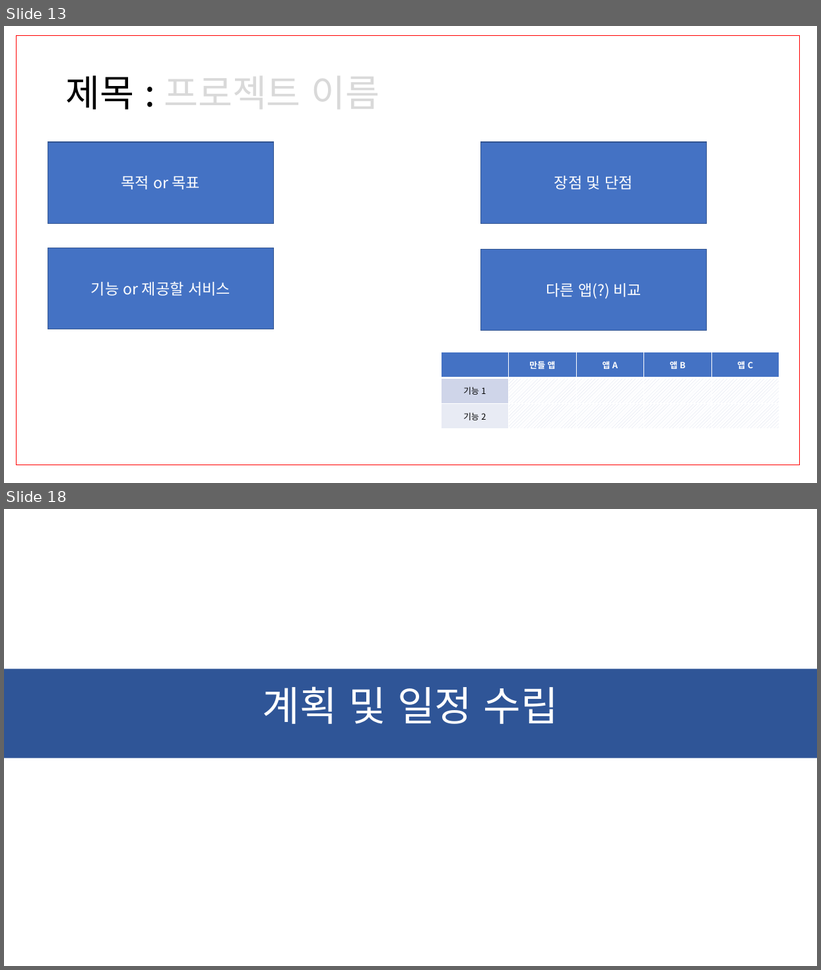
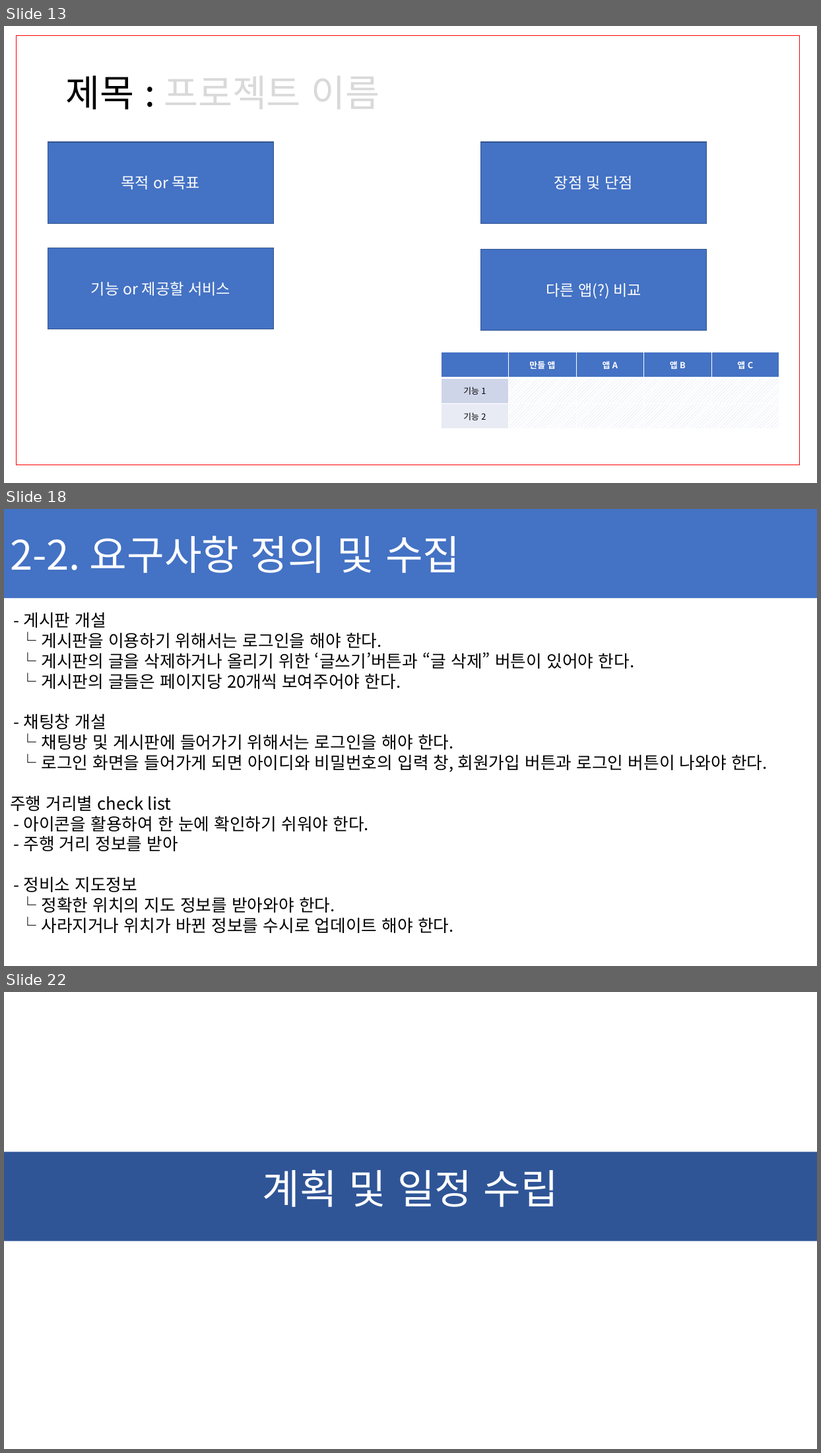
Before and after one commit to ChaeSung-Lee/DJ_InternShip, a slide deck: 2021_Summer/jp.hong/Project_BnC_jph.pptx. Shown one above the other, each under a label of ours: slides 13 and 18 before the commit, slides 13, 18 and 22 after it; the slides between them are not shown. The pictures are 821x970 and 821x1453 pixels, drawn with LibreOffice and Linux fonts; fonts in the diff are those of the drawing. Boxes give left, top, right and bottom in pixels: in the first picture for what was removed or moved away, otherwise in the second. Text is boxed around its words. In the diff, an @@ line names an element or a change of style, - is before the commit and + after.

```diff
--- a/2021_Summer/jp.hong/Project_BnC_jph.pptx
+++ b/2021_Summer/jp.hong/Project_BnC_jph.pptx
@@ slide 18 added at box(4, 509, 817, 966), background #FFFFFF @@
@@ rectangle added at box(4, 509, 817, 598), fill #4472C4, 48 pt, text #FFFFFF @@
+2-2. 요구사항 정의 및 수집
@@ text added at box(10, 612, 767, 933), 20 pt, text #000000 @@
+- 게시판 개설
+└ 게시판을 이용하기 위해서는 로그인을 해야 한다.
+└ 게시판의 글을 삭제하거나 올리기 위한 ‘글쓰기’버튼과 “글 삭제” 버튼이 있어야 한다.
+└ 게시판의 글들은 페이지당 20개씩 보여주어야 한다.
+- 채팅창 개설
+└ 채팅방 및 게시판에 들어가기 위해서는 로그인을 해야 한다.
+└ 로그인 화면을 들어가게 되면 아이디와 비밀번호의 입력 창, 회원가입 버튼과 로그인 버튼이 나와야 한다.
+주행 거리별 check list
+- 아이콘을 활용하여 한 눈에 확인하기 쉬워야 한다.
+- 주행 거리 정보를 받아
+- 정비소 지도정보
+└ 정확한 위치의 지도 정보를 받아와야 한다.
+└ 사라지거나 위치가 바뀐 정보를 수시로 업데이트 해야 한다.
@@ what was slide 18 is now slide 22 @@
```
Also in this commit, not shown: 7 slides changed, 3 other slides added.
